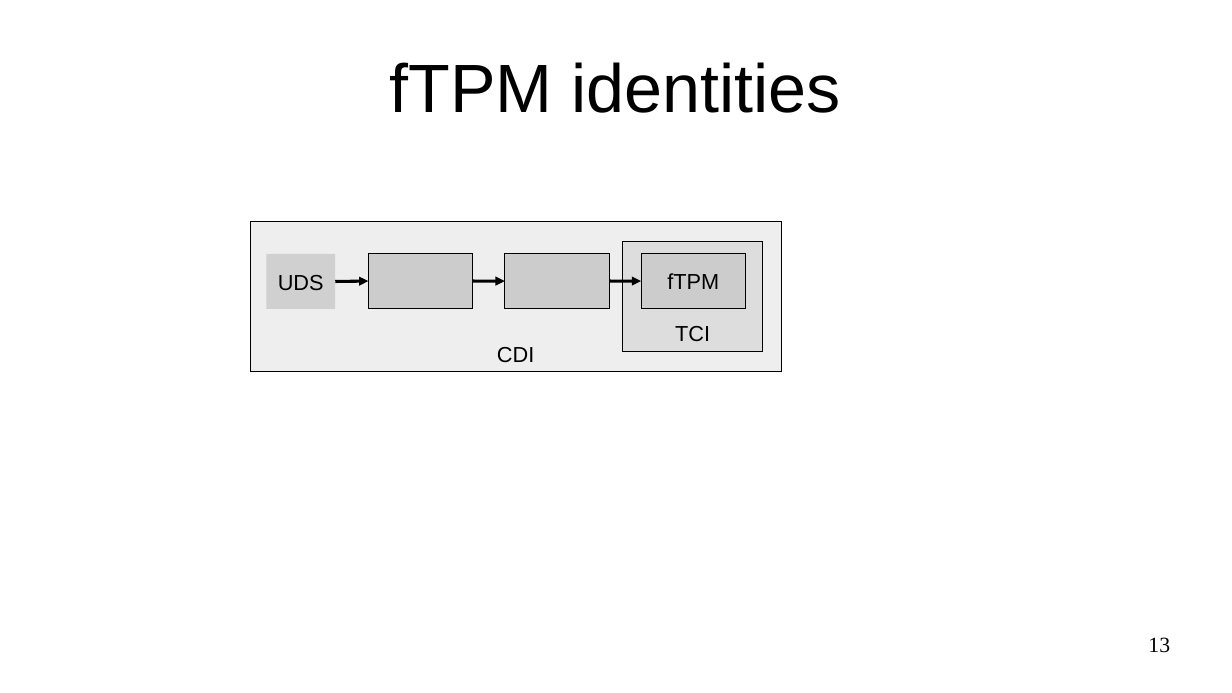
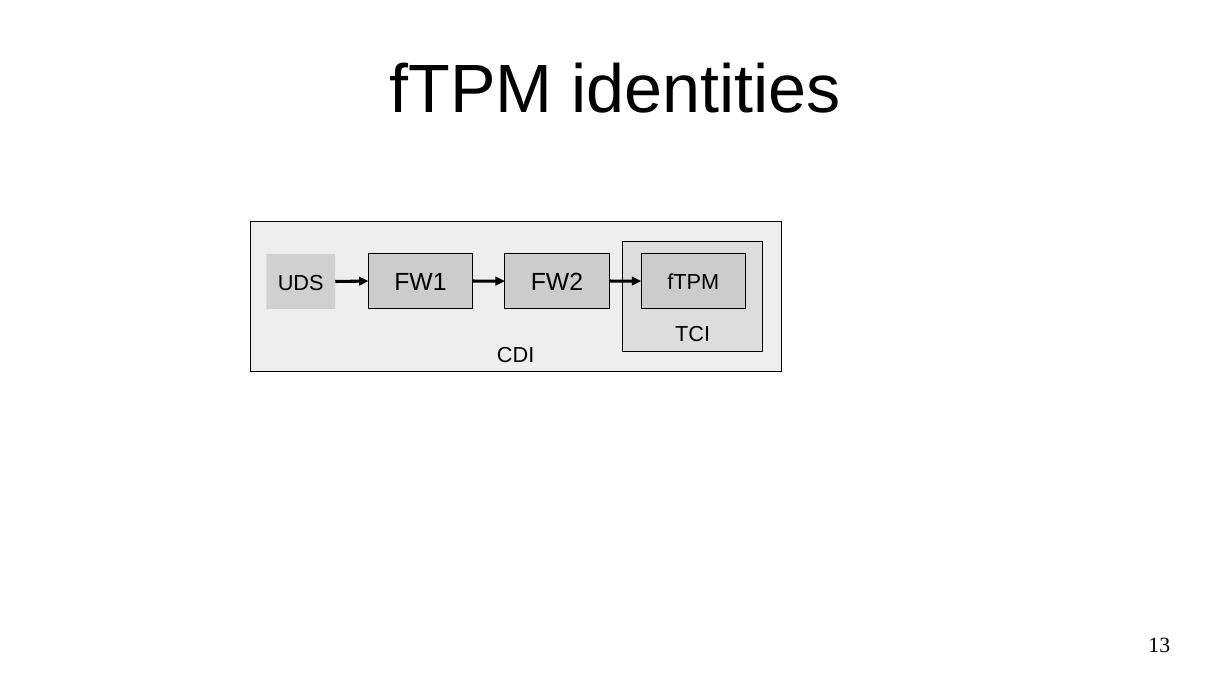
Before and after one commit to akorb/master-thesis, a slide deck: slide 13 of presentation.odp. Drawn at 1232x693 pixels with LibreOffice and Linux fonts; fonts in the diff are those of the drawing; grey boxes stand for pictures. Boxes give left, top, right and bottom in pixels: in the first picture for what was removed or moved away, otherwise in the second. Text is boxed around its words. In the diff, an @@ line names an element or a change of style, - is before the commit and + after.

```diff
--- a/presentation.odp
+++ b/presentation.odp
@@ text in rectangle at (x1=394, y1=273, x2=446, y2=290): text added @@
+FW1
@@ text in rectangle at (x1=531, y1=272, x2=583, y2=290): text added @@
+FW2
```
Also in this commit, not shown: 14 other files.
